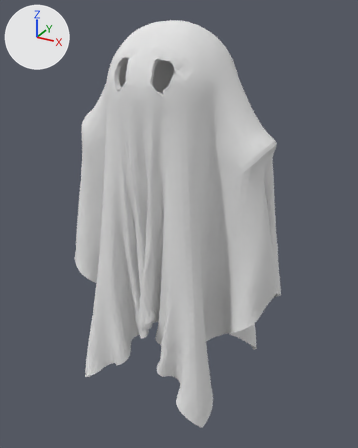
The Blender file Holiday-Hellper/Assets/_Animations and Models/Player/HellperGhost.blend: old version first, new version second.
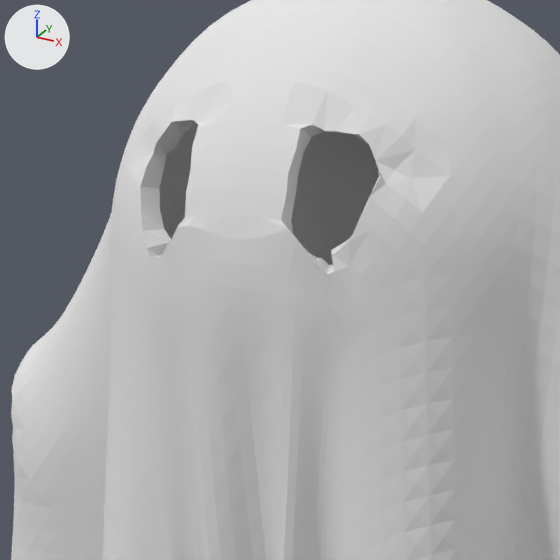
There are two pictures of each version: one whole from a 50 mm lens placed at (2.35, -5.98, 4.88), pointed at (-1.51, 1.03, 1.38), one close up on the part from 22% to 62% of the width and 6% to 38% of the height. Every picture has the same lights, and +X, +Y and +Z are marked at upper left. The close-ups show mesh edges as thin lines.
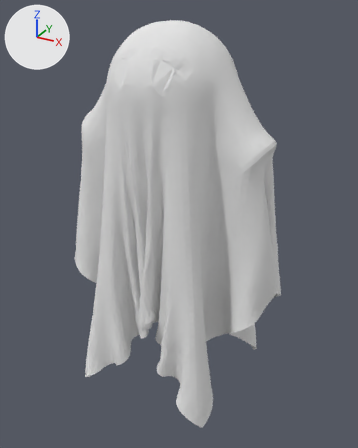
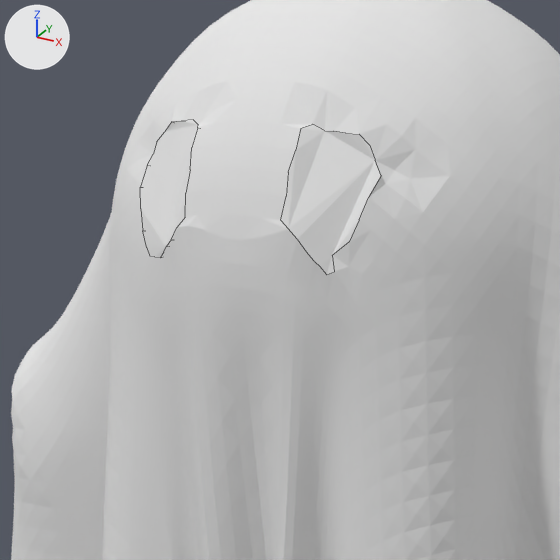
Edits to the bpy script that builds the scene:
```text
Add me_plane_003:
    me_plane_003.from_pydata(...)  # 48 vertices, 26 faces; spans x 0.0362..0.1051, y -0.088..-0.0347, z -0.5504..-0.4092
    me_plane_003.materials.append(mat_ghost)  # white #e7e7e7
Add me_plane_004:
    me_plane_004.from_pydata(...)  # 48 vertices, 26 faces; spans x -0.1126..-0.0473, y -0.0884..-0.0342, z -0.5561..-0.4114
    me_plane_004.materials.append(mat_ghost)  # white #e7e7e7
Add ob_eye_piece1:
    ob_eye_piece1 = bpy.data.objects.new('Eye Piece1', me_plane_003)
    ob_eye_piece1.location = (-1.561, 0.425, 5.623)
    ob_eye_piece1.scale = (4.56, 5.21, 3.41)
Add ob_eye_piece_2:
    ob_eye_piece_2 = bpy.data.objects.new('Eye piece 2', me_plane_004)
    ob_eye_piece_2.location = (-1.561, 0.425, 5.623)
    ob_eye_piece_2.scale = (4.56, 5.21, 3.41)
```

Pixel boxes (x1, y1, x2, y2) of what changed, in the close-ups (560 x 560 px):
'Eye Piece1', added
    after: (281, 124, 381, 274)
'Eye piece 2', added
    after: (140, 120, 198, 258)
